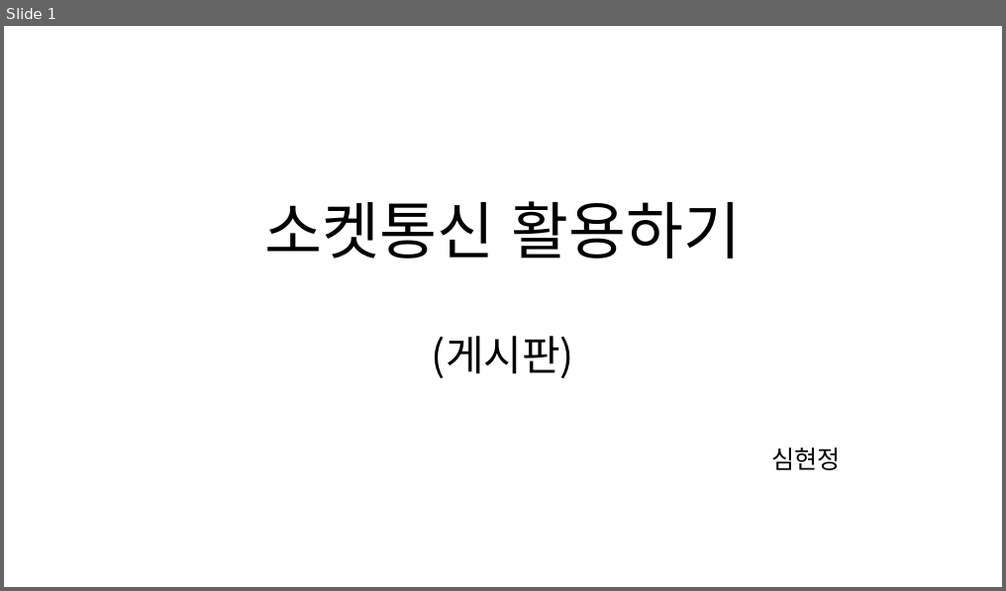
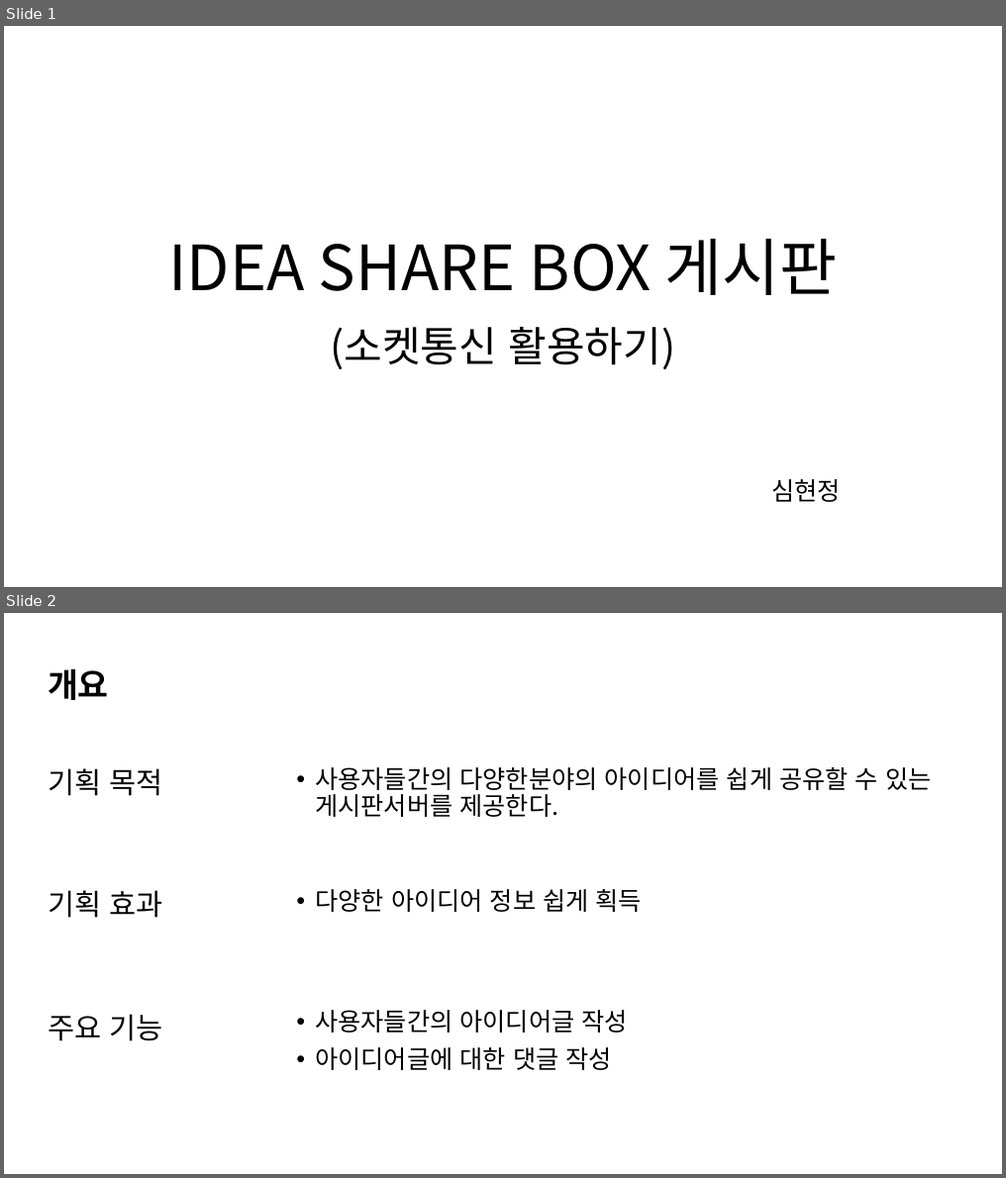
Before and after one commit to jwsimhj97/Fullstack, a slide deck: 소켓통신_심현정.pptx. Shown one above the other, each under a label of ours: slide 1 before the commit, slides 1 and 2 after it. The pictures are 1006x591 and 1006x1178 pixels, drawn with LibreOffice and Linux fonts; fonts in the diff are those of the drawing. Boxes give left, top, right and bottom in pixels: in the first picture for what was removed or moved away, otherwise in the second. Text is boxed around its words. In the diff, an @@ line names an element or a change of style, - is before the commit and + after.

```diff
--- a/소켓통신_심현정.pptx
+++ b/소켓통신_심현정.pptx
@@ slide 2 added at <box>4,613,1002,1174</box>, background #FFFFFF @@
@@ text added at <box>48,669,109,700</box>, 32 pt, text #000000, bold @@
+개요
@@ title added at <box>48,768,162,796</box>, 28 pt, text #000000 @@
+기획 목적
@@ text added at <box>315,767,931,817</box>, 24 pt, text #000000 @@
+• 사용자들간의 다양한분야의 아이디어를 쉽게 공유할 수 있는 게시판서버를 제공한다.
@@ text added at <box>48,890,162,918</box>, 28 pt, text #000000 @@
+기획 효과
@@ text added at <box>315,889,642,912</box>, 24 pt, text #000000 @@
+• 다양한 아이디어 정보 쉽게 획득
@@ text added at <box>48,1014,162,1042</box>, 28 pt, text #000000 @@
+주요 기능
@@ text added at <box>315,1010,628,1070</box>, 24 pt, text #000000 @@
+• 사용자들간의 아이디어글 작성
+• 아이디어글에 대한 댓글 작성
@@ slide 1 changed as well @@
@@ title at <box>168,239,838,370</box>: text changed @@
-소켓통신 활용하기
-(게시판)
+IDEA SHARE BOX 게시판
+(소켓통신 활용하기)
@@ subtitle "심현정": place and size @@
-subtitle "심현정" at <box>771,448,841,471</box>
+subtitle "심현정" at <box>771,479,841,502</box>
```
Also in this commit, not shown: 8 other slides changed, 3 other slides added, 2 slides removed, 24 other files.
